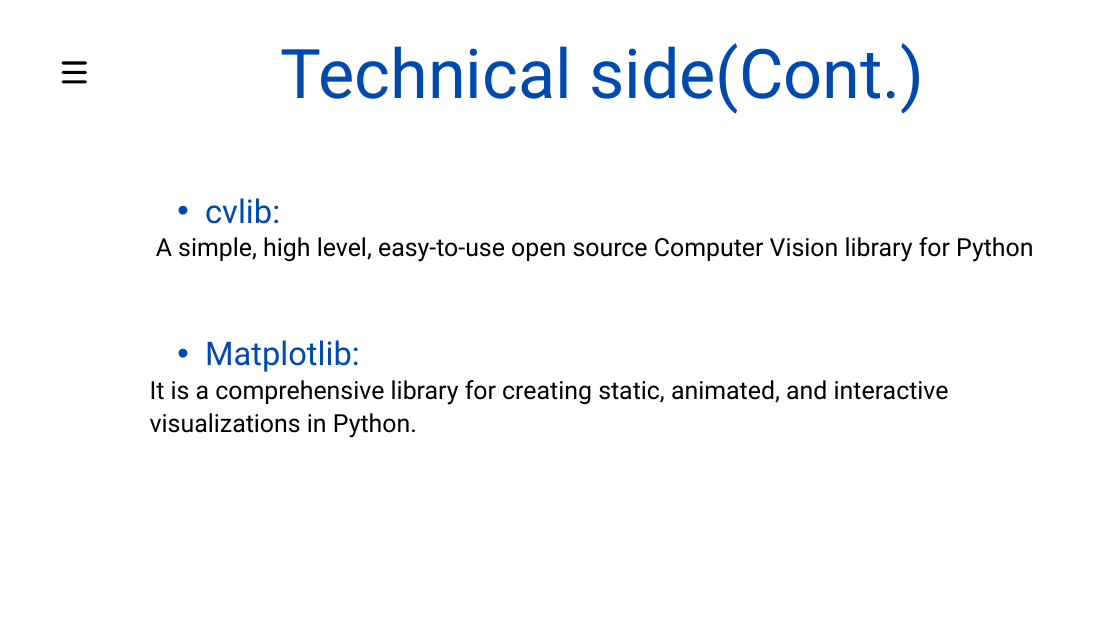
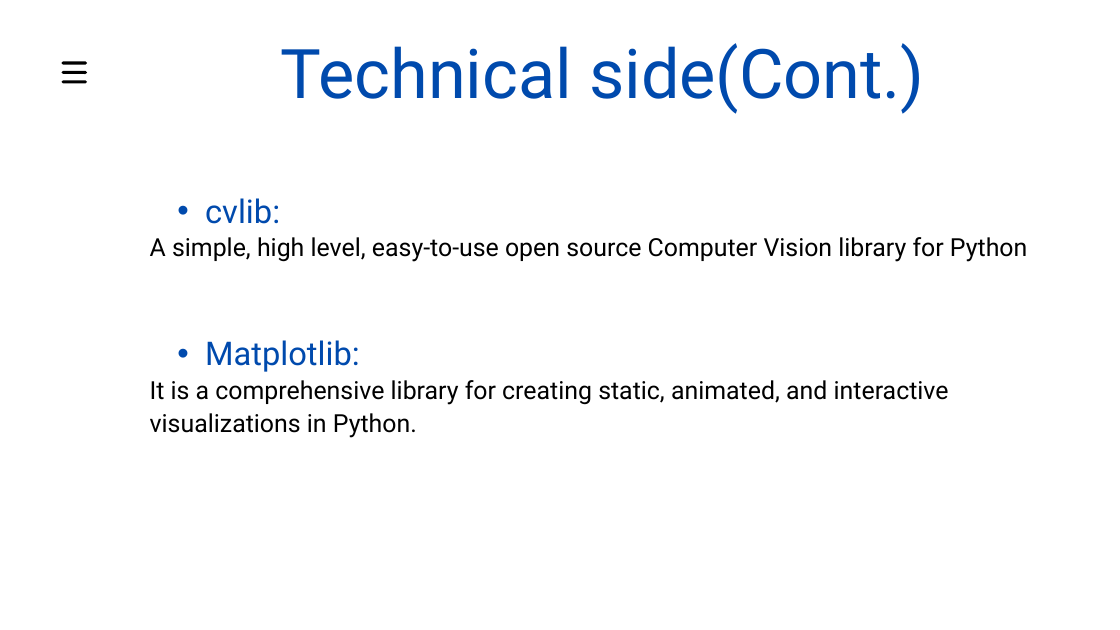
Before and after one commit to snehakumares/2021_IBM_Code_Challenge_AutomaticTrafficSystem, a slide deck: slide 6 of presentation/Automatic traffic signalling system.pptx. Drawn at 1120x630 pixels with LibreOffice and Linux fonts; fonts in the diff are those of the drawing. Boxes give left, top, right and bottom in pixels: in the first picture for what was removed or moved away, otherwise in the second. Text is boxed around its words. In the diff, an @@ line names an element or a change of style, - is before the commit and + after.

```diff
--- a/presentation/Automatic traffic signalling system.pptx
+++ b/presentation/Automatic traffic signalling system.pptx
@@ text at bbox=[150, 237, 1027, 262]: alignment left to justified @@
```
Also in this commit, not shown: 5 other slides changed, 1 slide removed.
